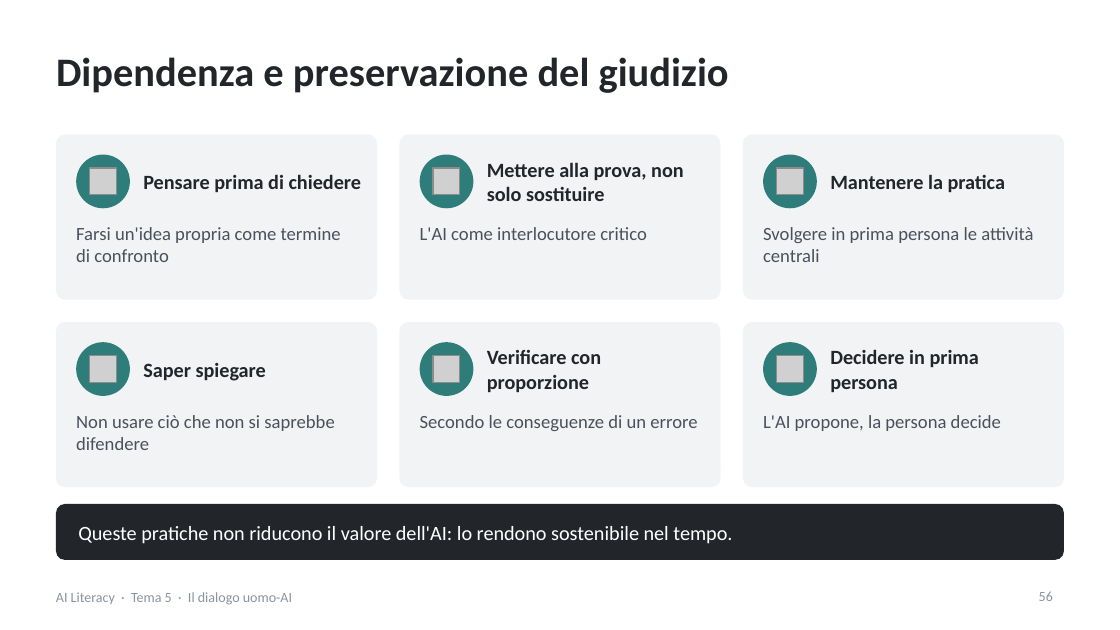
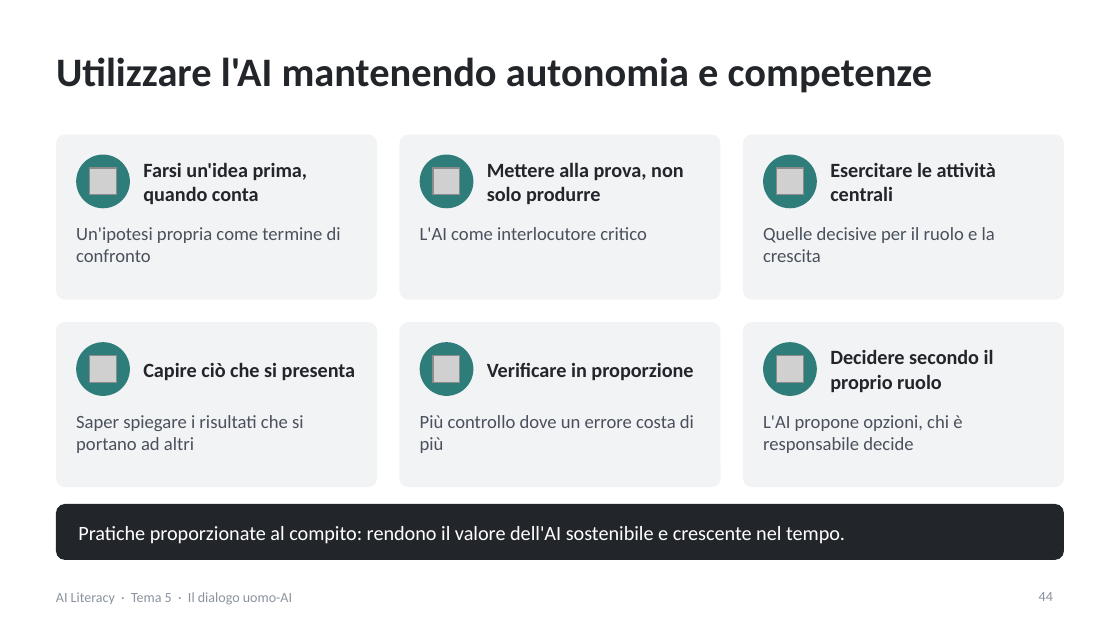
Before and after one commit to NetAi-IT/Formazione-AI-Literacy-Official, a slide deck: slide 44 of Base/Tema5_Dialogo_uomo_AI.pptx (slide 56 before the commit). Drawn at 1120x630 pixels with LibreOffice and Linux fonts; fonts in the diff are those of the drawing; grey boxes stand for pictures. Boxes give left, top, right and bottom in pixels: in the first picture for what was removed or moved away, otherwise in the second. Text is boxed around its words. In the diff, an @@ line names an element or a change of style, - is before the commit and + after.

```diff
--- a/Base/Tema5_Dialogo_uomo_AI.pptx
+++ b/Base/Tema5_Dialogo_uomo_AI.pptx
@@ title at (x1=56, y1=57, x2=932, y2=93): text changed @@
-Dipendenza e preservazione del giudizio
+Utilizzare l'AI mantenendo autonomia e competenze
@@ text at (x1=143, y1=162, x2=308, y2=204): text changed @@
-Pensare prima di chiedere
+Farsi un'idea prima, quando conta
@@ text at (x1=487, y1=162, x2=684, y2=204): text changed @@
-Mettere alla prova, non solo sostituire
+Mettere alla prova, non solo produrre
@@ text at (x1=830, y1=162, x2=996, y2=201): text changed @@
-Mantenere la pratica
+Esercitare le attività centrali
@@ text at (x1=76, y1=227, x2=341, y2=262): text changed @@
-Farsi un'idea propria come termine di confronto
+Un'ipotesi propria come termine di confronto
@@ text at (x1=763, y1=227, x2=995, y2=262): text changed @@
-Svolgere in prima persona le attività centrali
+Quelle decisive per il ruolo e la crescita
@@ text at (x1=830, y1=349, x2=994, y2=392): text changed @@
-Decidere in prima persona
+Decidere secondo il proprio ruolo
@@ text at (x1=143, y1=362, x2=356, y2=380): text changed @@
-Saper spiegare
+Capire ciò che si presenta
@@ text at (x1=487, y1=363, x2=693, y2=380): text changed @@
-Verificare con proporzione
+Verificare in proporzione
@@ text at (x1=76, y1=415, x2=304, y2=453): text changed @@
-Non usare ciò che non si saprebbe difendere
+Saper spiegare i risultati che si portano ad altri
@@ text at (x1=420, y1=415, x2=694, y2=453): text changed @@
-Secondo le conseguenze di un errore
+Più controllo dove un errore costa di più
@@ text at (x1=763, y1=415, x2=962, y2=453): text changed @@
-L'AI propone, la persona decide
+L'AI propone opzioni, chi è responsabile decide
@@ text at (x1=78, y1=526, x2=845, y2=544): text changed @@
-Queste pratiche non riducono il valore dell'AI: lo rendono sostenibile nel tempo.
+Pratiche proporzionate al compito: rendono il valore dell'AI sostenibile e crescente nel tempo.
@@ page number at (x1=1039, y1=592, x2=1053, y2=601): text changed @@
-56
+44
```
Also in this commit, not shown: 35 other slides changed, 9 slides added, 24 slides removed, 1 other file.
